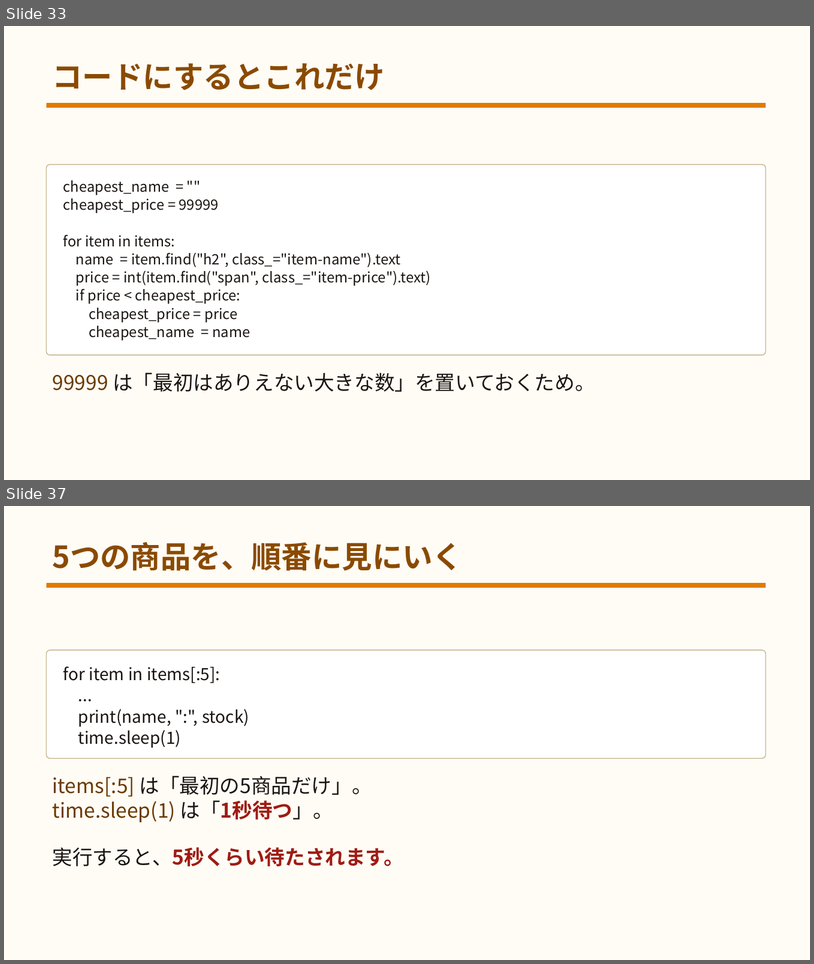
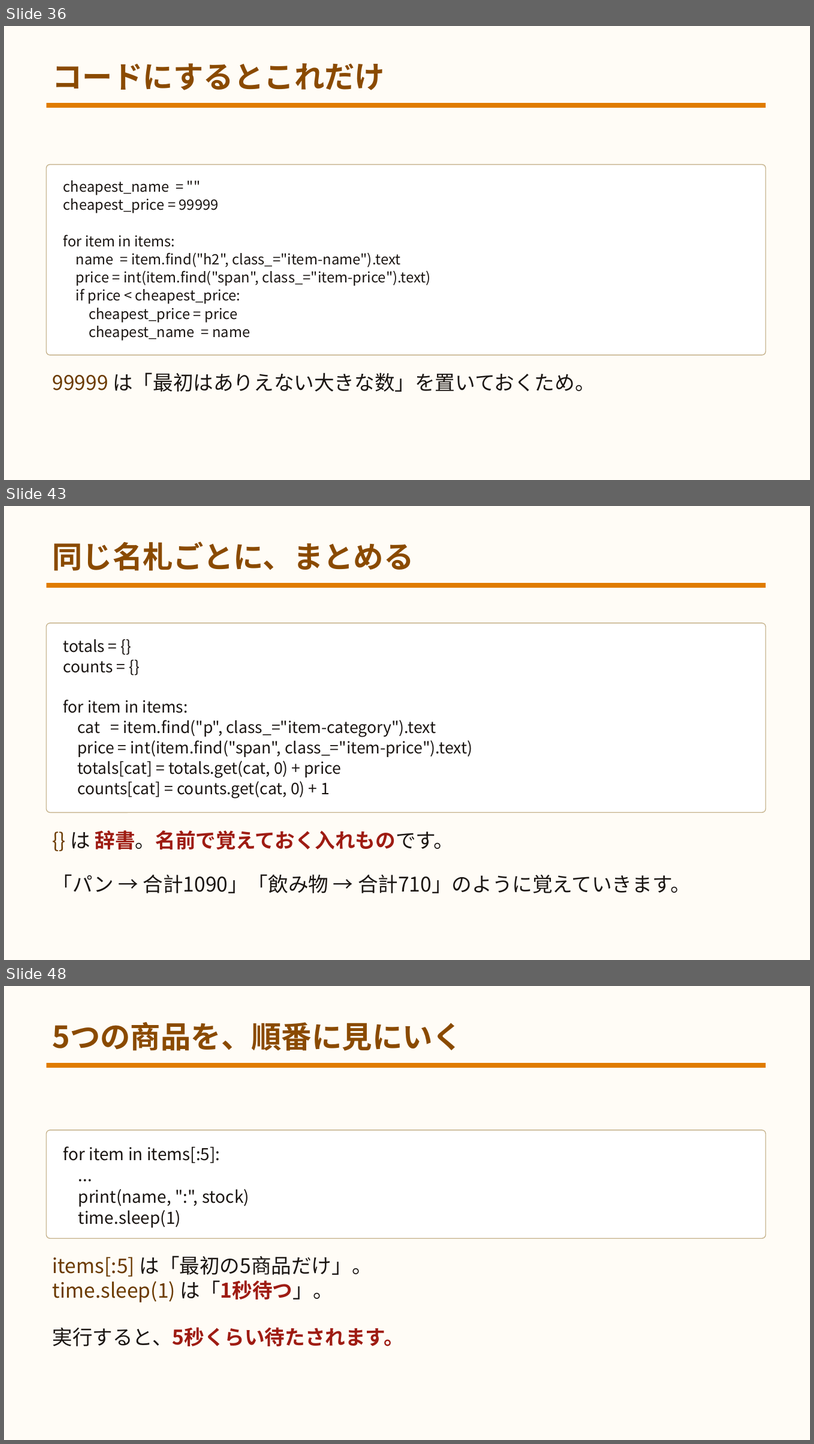
Before and after one commit to yuracode/isshop, a slide deck: docs/slides.pptx. Shown one above the other, each under a label of ours: slides 33 and 37 before the commit, slides 36, 43 and 48 after it; the slides between them are not shown. The pictures are 814x964 and 814x1444 pixels, drawn with LibreOffice and Linux fonts; fonts in the diff are those of the drawing. Boxes give left, top, right and bottom in pixels: in the first picture for what was removed or moved away, otherwise in the second. Text is boxed around its words. In the diff, an @@ line names an element or a change of style, - is before the commit and + after.

```diff
--- a/docs/slides.pptx
+++ b/docs/slides.pptx
@@ slide 43 added at [4,506,810,960], background #FFFCF6 @@
@@ text added at [52,541,414,571], 36 pt, text #8A4A00, bold @@
+同じ名札ごとに、まとめる
@@ rectangle added at [47,583,766,588], fill #E07B00 @@
@@ rounded rectangle added at [47,623,766,812], fill #FFFFFF, outline #C7B48E 1 pt @@
@@ text added at [63,639,473,798], 19 pt, text #1A1512 @@
+totals = {}
+counts = {}
+for item in items:
+cat = item.find("p", class_="item-category").text
+price = int(item.find("span", class_="item-price").text)
+totals[cat] = totals.get(cat, 0) + price
+counts[cat] = counts.get(cat, 0) + 1
@@ text added at [71,830,455,849], 24 pt, text #9E1B12, bold @@
+{} は 辞書。名前で覚えておく入れものです。
@@ text added at [52,874,691,893], 24 pt, text #1A1512 @@
+「パン → 合計1090」「飲み物 → 合計710」のように覚えていきます。
@@ what was slide 33 is now slide 36 @@
@@ what was slide 37 is now slide 48 @@
```
Also in this commit, not shown: 6 slides changed, 10 other slides added, 15 other files.
